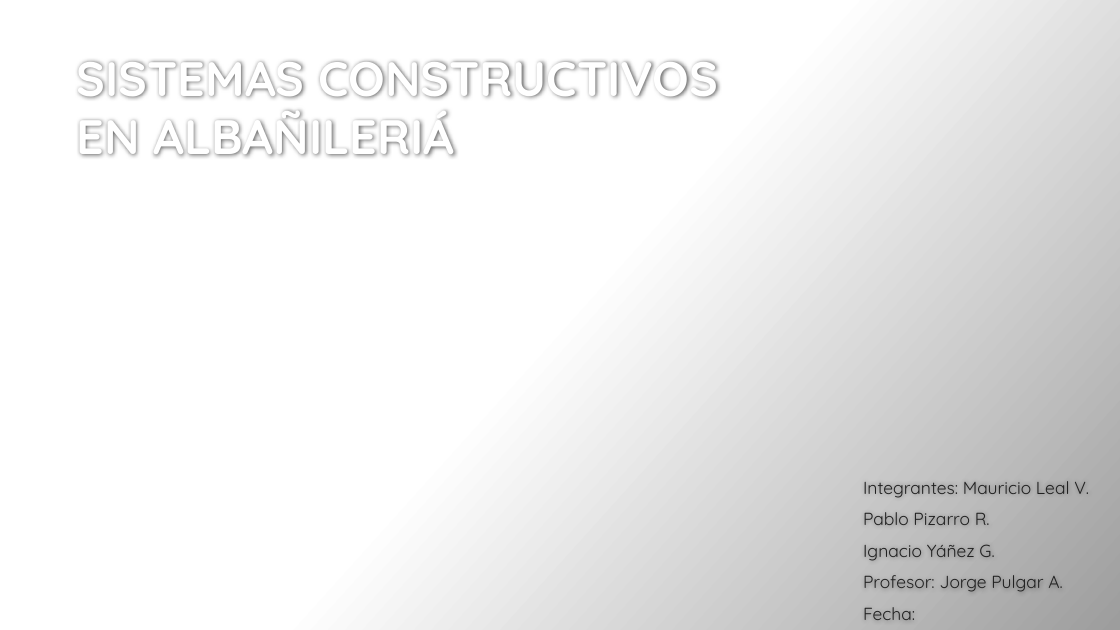
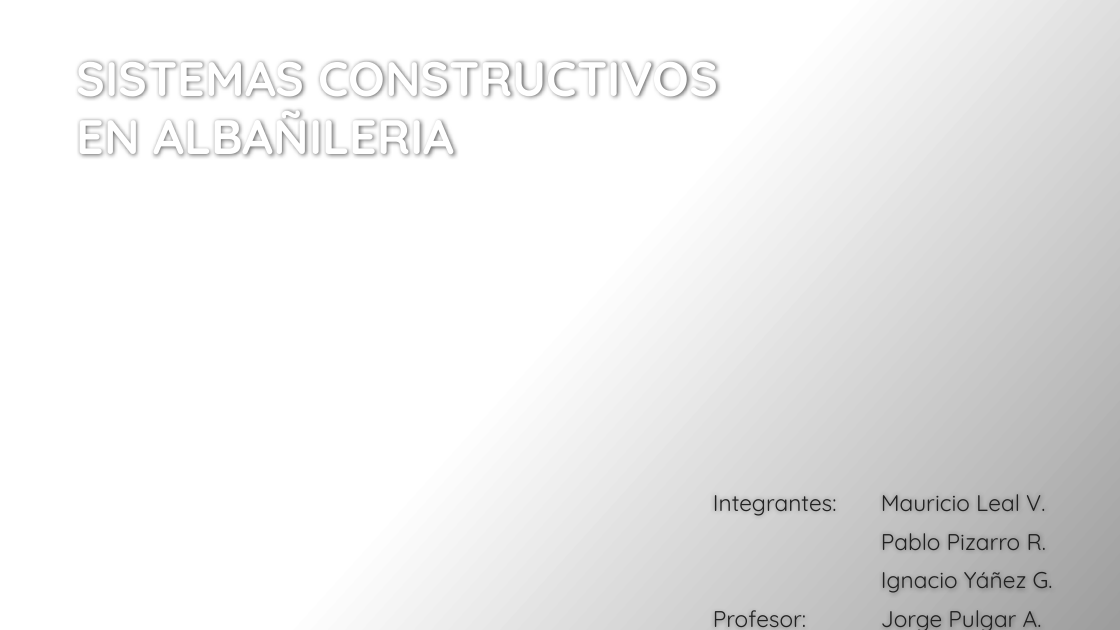
Before and after one commit to ppizarror/proyecto-CI6501, a slide deck: slide 1 of SISTEMAS CONSTRUCTIVOS EN ALBAÑILERIÁ.pptx. Drawn at 1120x630 pixels with LibreOffice and Linux fonts; fonts in the diff are those of the drawing; background and template pictures are left out. Boxes give left, top, right and bottom in pixels: in the first picture for what was removed or moved away, otherwise in the second. Text is boxed around its words. In the diff, an @@ line names an element or a change of style, - is before the commit and + after.

```diff
--- a/SISTEMAS CONSTRUCTIVOS EN ALBAÑILERIÁ.pptx
+++ b/SISTEMAS CONSTRUCTIVOS EN ALBAÑILERIÁ.pptx
@@ title at <box>77,61,718,157</box>: text changed @@
-SISTEMAS CONSTRUCTIVOS EN ALBAÑILERIÁ
+SISTEMAS CONSTRUCTIVOS EN ALBAÑILERIA
@@ subtitle "Integrantes: Mauricio Leal V.": place and size @@
-subtitle "Integrantes: Mauricio Leal V." at <box>863,481,1089,620</box>
+subtitle "Integrantes: Mauricio Leal V." at <box>713,494,1053,630</box>
@@ subtitle "Integrantes: Mauricio Leal V." at <box>713,494,1053,630</box>: size 15 to 19.5 pt @@
@@ subtitle at <box>863,607,915,620</box>: paragraph removed @@
-Fecha:
```
Also in this commit, not shown: 6 other slides changed, 10 slides added, 3 slides removed.
